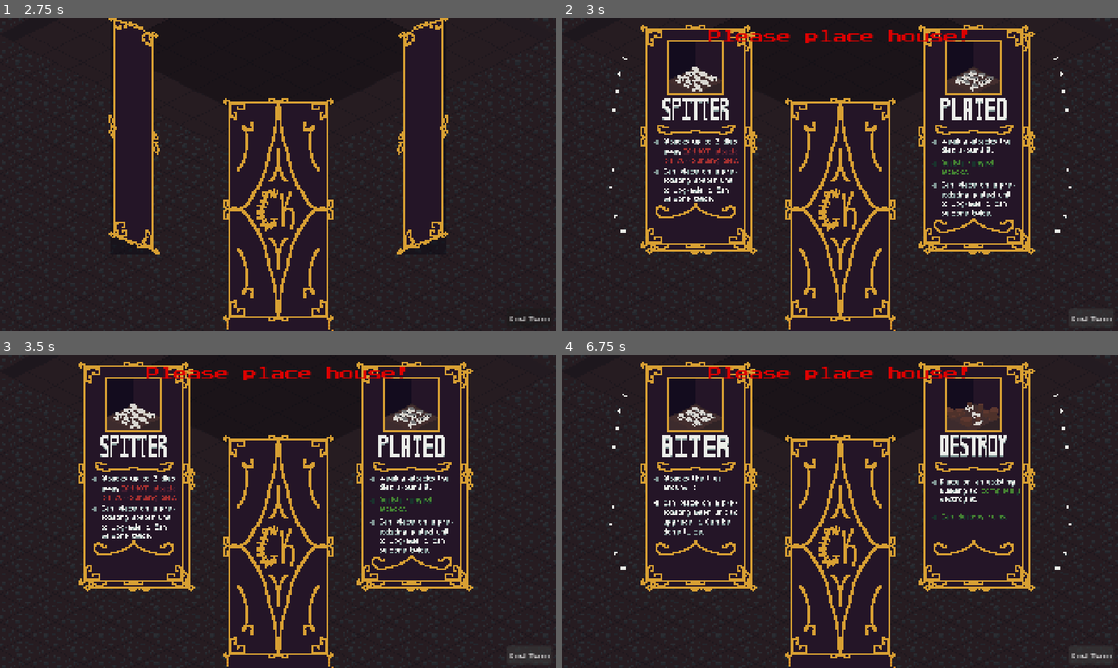
Above: before the commit, frames 1-4 (two rows, left to right).
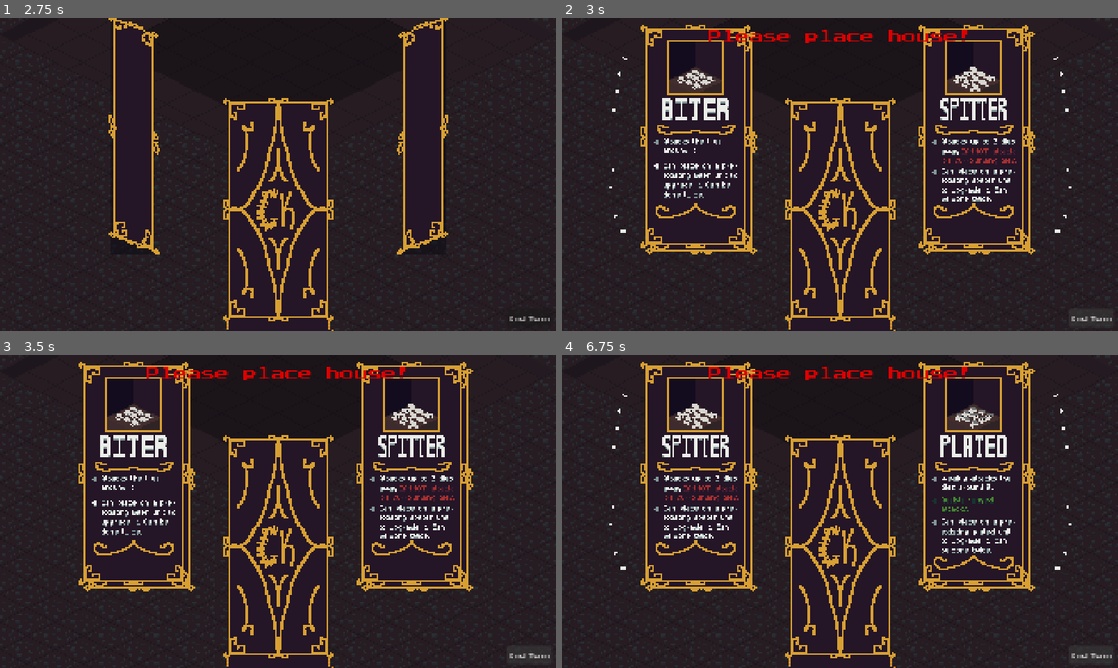
Above: after the commit, the same moments.

Repository: LogCheung/Critterking
Game: Godot game, scene res://World/Scenes/world.tscn
Same seed, same stepped clock (60 frames per second), same inputs: the game is played once before the commit and once after it.
Inputs (mouse positions are in pixels of both pictures, inside the frame that each line leads up to):
- Up to frame 1 (2.75 s): click (500, 58) at 0.5 s; move the mouse to (400, 158) at 1.27 s; hold S (camera_move_down) 1.28-2 s; click (400, 158) at 1.42 s; click (272, 215) at 2 s
- Up to frame 2 (3 s): click "End Turn" at 2.75 s
- Up to frame 3 (3.5 s): no input
- Up to frame 4 (6.75 s): click (695, 473) at 3.52 s; click (834, 552) at 4.25 s; click "End Turn" at 5 s; click (834, 552) at 5.75 s; click "End Turn" at 6.5 s

Frame 1 is identical in both runs. In frame 2, 3.7% of the frame differs, in the area x 16-82%, y 15-69%; in frame 3, 3.7%; in frame 4, 3.7%, in the area x 16-83%, y 15-69%.

Commit message:
healing/pause/card readjustment/bugfixes

Diff:
--- a/minibadkings/TileMap/Scenes/building.tscn
+++ b/minibadkings/TileMap/Scenes/building.tscn
@@ -119,4 +119,9 @@
 unique_name_in_owner = true
 stream = ExtResource("7_cb372")
 
+[node name="Timer" type="Timer" parent="."]
+unique_name_in_owner = true
+wait_time = 0.166
+
 [connection signal="area_entered" from="HurtBox" to="." method="_on_hurt_box_area_entered"]
+[connection signal="timeout" from="Timer" to="." method="_on_timer_timeout"]
--- a/minibadkings/TileMap/Scripts/building.gd
+++ b/minibadkings/TileMap/Scripts/building.gd
@@ -45,16 +45,10 @@
 	else:
 		sprite_2d.modulate.v = 1
 	if occupants_inside():
+		%Timer.start()
 		bar.visible = true
-		bar.value += .16666 #if occupant.max_size <= 9 else .12345
-		if bar.value >= bar.max_value:
-			occupant.global_position = tileWorld.ground.map_to_local(doorstepTile)
-			occupant.respawn_units()
-			for unit : Ally in occupant.unitsArray:
-				unit.healing = false
-				unit.visible = true
-			occupant = null
 	else:
+		%Timer.stop()
 		bar.value = 0
 		bar.visible = false
 func occupants_inside() -> bool:
@@ -123,3 +117,15 @@
 			enemy.group.unit_died.emit()
 			enemy.death.play()
 			enemy.queue_free()
+
+
+func _on_timer_timeout() -> void:
+	bar.value += .16666 #if occupant.max_size <= 9 else .12345
+	if bar.value >= bar.max_value:
+		occupant.global_position = tileWorld.ground.map_to_local(doorstepTile)
+		occupant.respawn_units()
+		for unit : Ally in occupant.unitsArray:
+			unit.healing = false
+			unit.visible = true
+			occupant = null
+		%Timer.stop()
--- a/minibadkings/TileMap/Scripts/tile_world.gd
+++ b/minibadkings/TileMap/Scripts/tile_world.gd
@@ -8,11 +8,13 @@
 @onready var unit_groups : Array
 
 var wall_tiles : Array
+var start_wall_tiles : Array
 var unit_tiles : Array
 var outskirt_tiles : Array
 
 func _ready() -> void:
 	await get_tree().create_timer(.2).timeout
+	start_wall_tiles = wall.get_used_cells()
 	find_outskirt_tiles()
 	handle_navigable_cells()
 	limit_colliding_walls()
@@ -95,10 +97,11 @@
 func draw_build_area() -> void:
 	await get_tree().create_timer(.05).timeout
 	var extra = Global.expansions
-	# clear outskirt tiles
-	for tile in ground.get_used_cells_by_id(0,Vector2(0,0),4):
+	# clear all ground tiles
+	for tile in start_wall_tiles:
+		wall.set_cell(tile,0,Vector2(0,2))
+	for tile in ground.get_used_cells():
 		ground.set_cell(tile,-1)
-	print(ground.get_used_cells_by_id(0,Vector2(0,0),4))
 
 	# Battlefield
 	wall_tiles = wall.get_used_cells()
--- a/minibadkings/UI/Scenes/card.gd
+++ b/minibadkings/UI/Scenes/card.gd
@@ -175,6 +175,8 @@
 	match rolltype:
 		ROLLTYPE.GENERAL:
 			type = (randi() % CARDTYPE.size() - 1) + 1
+		ROLLTYPE.UNIT:
+			type = randi_range(CARDTYPE.BITER,CARDTYPE.SPITTER)
 	if type == CARDTYPE.HOUSE : randomize_type()
 
 	# check if not same as other card
--- /dev/null
+++ b/minibadkings/UI/Scenes/slider.gd
@@ -0,0 +1,15 @@
+extends HSlider
+
+@export var bus_name : String
+
+var bus_index : int
+
+func _ready() -> void:
+	value = .5
+	bus_index = AudioServer.get_bus_index(bus_name)
+	value_changed.connect(on_value_changed)
+
+func on_value_changed(new_value : float) -> void:
+	AudioServer.set_bus_volume_db(
+		bus_index, linear_to_db(new_value)
+	)
--- a/minibadkings/UI/Scenes/ui.tscn
+++ b/minibadkings/UI/Scenes/ui.tscn
@@ -9,6 +9,7 @@
 [ext_resource type="Texture2D" uid="uid://bfqdqavdl2kr3" path="res://UI/Assets/menus/pause.png" id="5_n2q0n"]
 [ext_resource type="Texture2D" uid="uid://dwseh6hsy3l77" path="res://UI/Assets/menus/gameover.png" id="7_ftqev"]
 [ext_resource type="FontFile" uid="uid://dqt550qq7jmvu" path="res://Units/Debug/PressStart2P.ttf" id="7_titua"]
+[ext_resource type="Script" uid="uid://dn5w3jfm4dcjv" path="res://UI/Scenes/slider.gd" id="8_6dw6b"]
 [ext_resource type="AudioStream" uid="uid://bmkptsfk4bkc" path="res://Audio/music/crtrpause.wav" id="8_oj6tj"]
 [ext_resource type="AudioStream" uid="uid://bj8clo00ioln7" path="res://Audio/music/crtrover.wav" id="9_ftqev"]
 [ext_resource type="AudioStream" uid="uid://wctmm4dlcbix" path="res://Audio/music/crtrmenu.wav" id="10_n2q0n"]
@@ -550,7 +551,10 @@
 offset_right = 1046.0
 offset_bottom = 463.0
 scale = Vector2(3, 3)
+max_value = 1.0
 step = 0.001
+script = ExtResource("8_6dw6b")
+bus_name = "Master"
 
 [node name="Music" type="HSlider" parent="Settings"]
 layout_mode = 0
@@ -559,7 +563,10 @@
 offset_right = 1046.0
 offset_bottom = 559.0
 scale = Vector2(3, 3)
+max_value = 1.0
 step = 0.001
+script = ExtResource("8_6dw6b")
+bus_name = "Music"
 
 [node name="SFX" type="HSlider" parent="Settings"]
 layout_mode = 0
@@ -568,7 +575,10 @@
 offset_right = 1046.0
 offset_bottom = 654.0
 scale = Vector2(3, 3)
+max_value = 1.0
 step = 0.001
+script = ExtResource("8_6dw6b")
+bus_name = "SFX"
 
 [node name="gameover" type="Control" parent="."]
 unique_name_in_owner = true
--- a/minibadkings/UI/Scripts/ui.gd
+++ b/minibadkings/UI/Scripts/ui.gd
@@ -16,6 +16,8 @@
 @onready var crtr_day: AudioStreamPlayer = %crtrDay
 @onready var crtr_night: AudioStreamPlayer = %crtrNight
 
+var second_roll : bool = false
+
 
 func _process(delta: float) -> void:
 	Global.cardsInHand = hand.get_child(0).get_children()
@@ -71,14 +73,22 @@
 
 	for card : Card in cardSprites:
 		if !card.for_show : continue
+		if world.starting_roll or second_roll:
+			card.rolltype = Card.ROLLTYPE.UNIT
+		else:
+			card.rolltype = Card.ROLLTYPE.GENERAL
 		card.randomize_type()
 		card.visible = display
 		card.choice_picked = !display
+		print(card.rolltype)
 func show_hand() -> void:
 	if world.starting_roll:
 		cards.show()
 		world.starting_roll = false
+		second_roll = true
 		return
+	if second_roll:
+		second_roll = false
 	cards.hide()
 	hand.show()
 	var container = %Hand.get_child(0) # Hboxcontainer
@@ -176,7 +186,6 @@
 	%noHouse.hide()
 
 func _on_newgame_pressed() -> void:
-	print("ok")
 	$AnimationPlayer.play("playAgain")
 	await anim.animation_finished
 	%crtrOver.stop()
--- a/minibadkings/World/Scenes/world.tscn
+++ b/minibadkings/World/Scenes/world.tscn
@@ -52,4 +52,9 @@
 unique_name_in_owner = true
 process_mode = 3
 
+[node name="Timer" type="Timer" parent="."]
+wait_time = 30.0
+autostart = true
+
 [connection signal="timeout" from="Game/SpawnTimer" to="." method="_on_spawn_timer_timeout"]
+[connection signal="timeout" from="Timer" to="." method="_on_timer_timeout"]
--- a/minibadkings/World/Scripts/world.gd
+++ b/minibadkings/World/Scripts/world.gd
@@ -34,6 +34,7 @@
 	Engine.time_scale = 1
 
 func new_game() -> void:
+	await get_tree().create_timer(.5).timeout
 	%SpawnTimer.stop()
 	Global.nights = 0
 	Global.expansions = 0
@@ -48,11 +49,8 @@
 
 	# add house card
 	starting_roll = true
-	for i in range(3):
+	for i in range(1):
 		add_house_card()
-	var hCard : Card = preload("res://UI/Scenes/card.tscn").instantiate()
-	hCard.type = Card.CARDTYPE.DESTROY
-	ui.hand.get_child(0).add_child(hCard)
 func add_house_card() -> void:
 	var hCard : Card = preload("res://UI/Scenes/card.tscn").instantiate()
 	hCard.type = Card.CARDTYPE.HOUSE
@@ -242,6 +240,13 @@
 	if event.is_action_released("select"):
 		tile2 = tileWorld.ground.local_to_map(get_global_mouse_position())
 		mouse_clicked.emit()
+	if event.is_action_pressed("pause"):
+		if ui.pausemenu.visible:
+			%Game.process_mode = Node.PROCESS_MODE_PAUSABLE
+			ui.pausemenu.hide()
+			return
+		%Game.process_mode = Node.PROCESS_MODE_WHEN_PAUSED
+		ui.pausemenu.show()
 
 func check_nights() -> void:
 	if Global.nights % 2 == 0:
@@ -255,3 +260,17 @@
 func expand() -> void:
 	Global.expansions += 1
 	tileWorld.draw_build_area()
+
+
+func _on_timer_timeout() -> void:
+	if !is_combat_phase: return
+	var enemies = get_tree().get_nodes_in_group("ENEMY")
+	if spawned_parties == enemy_parties:
+		if enemies.is_empty():
+			night_ended.emit()
+			return
+	elif spawned_parties < enemy_parties:
+		if %SpawnTimer.time_left > 0:
+			return
+		else:
+			spawn_enemy()
--- a/minibadkings/project.godot
+++ b/minibadkings/project.godot
@@ -14,6 +14,10 @@
 run/main_scene="uid://bxqxjbkdfqn0q"
 config/features=PackedStringArray("4.4", "Forward Plus")
 config/icon="res://icon.svg"
+
+[audio]
+
+buses/default_bus_layout="uid://bncso1667yex7"
 
 [autoload]
 
@@ -95,6 +99,11 @@
 "events": [Object(InputEventMouseButton,"resource_local_to_scene":false,"resource_name":"","device":-1,"window_id":0,"a …(257 unchanged characters)…
 ]
 }
+pause={
+"deadzone": 0.2,
+"events": [Object(InputEventKey,"resource_local_to_scene":false,"resource_name":"","device":-1,"window_id":0,"alt_pressed":false,"shift_pressed":false,"ctrl_pressed":false,"meta_pressed":false,"pressed":false,"keycode":0,"physical_keycode":4194305,"key_label":0,"unicode":0,"location":0,"echo":false,"script":null)
+]
+}
 
 [layer_names]
 
Not shown, added: minibadkings/UI/Scenes/slider.gd.uid
Not shown: 1 places in minibadkings/UI/Scenes/ui.tscn that only renumber resources
